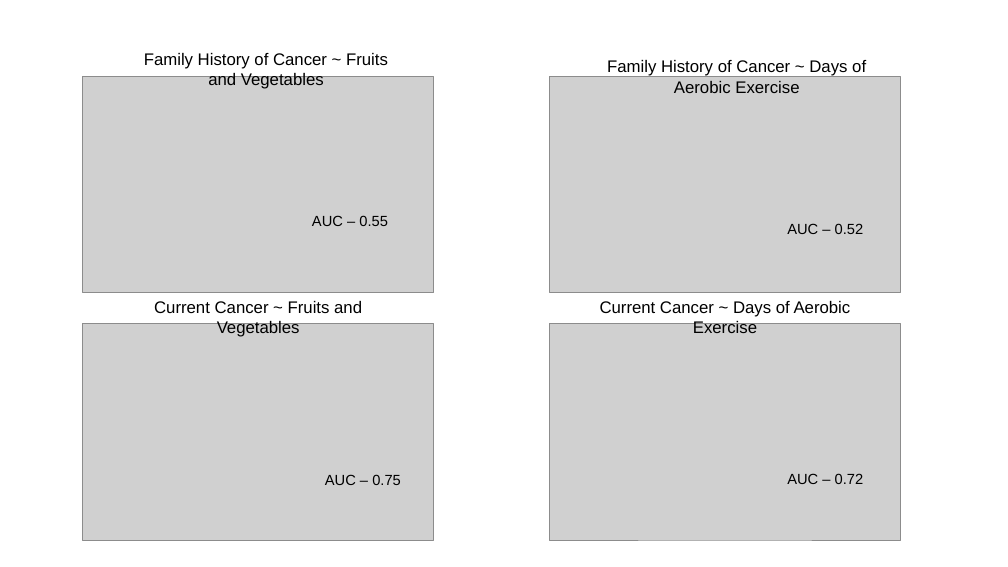
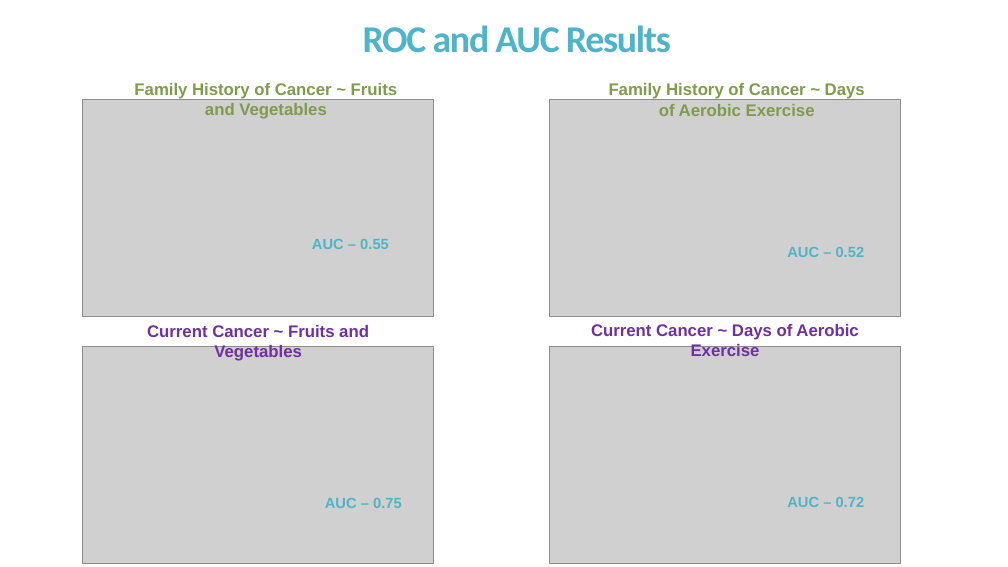
Before and after one commit to jfredia12/FInal-Project, a slide deck: slide 10 of Presentation NRSG 741.pptx (slide 7 before the commit). Drawn at 1008x567 pixels with LibreOffice and Linux fonts; fonts in the diff are those of the drawing; grey boxes stand for pictures. Boxes give left, top, right and bottom in pixels: in the first picture for what was removed or moved away, otherwise in the second. Text is boxed around its words. In the diff, an @@ line names an element or a change of style, - is before the commit and + after.

```diff
--- a/Presentation NRSG 741.pptx
+++ b/Presentation NRSG 741.pptx
@@ title added at (363, 25, 671, 53), 36 pt, text #50B4C8, bold @@
+ROC and AUC Results
@@ text "Family History of Cancer ~ ..." at (134, 83, 397, 119): text colour #000000 to #7E9C4C, bold on @@
@@ text "Family History of Cancer ~ ...": place and size @@
-text "Family History of Cancer ~ ..." at (144, 53, 388, 89)
+text "Family History of Cancer ~ ..." at (134, 83, 397, 119)
@@ text "Family History of Cancer ~ ..." at (609, 83, 865, 116): text colour #000000 to #7E9C4C, bold on @@
@@ 7 texts, 4 pictures: place and size @@
-7 texts, 4 pictures at (83, 60, 901, 540)
+7 texts, 4 pictures at (83, 83, 901, 563)
@@ text "Current Cancer ~ Fruits and ..." at (147, 325, 369, 361): text colour #000000 to #7030A0, bold on @@
@@ text "Current Cancer ~ Days of ..." at (591, 324, 858, 356): text colour #000000 to #7030A0, bold on @@
@@ text colour #000000 to #50B4C8, bold on in 4 elements at (312, 239, 389, 249), (787, 247, 865, 257), (325, 498, 402, 508), (787, 497, 865, 507) @@
```
Also in this commit, not shown: 2 other slides changed, 7 slides added, 3 slides removed, 1 other file.
